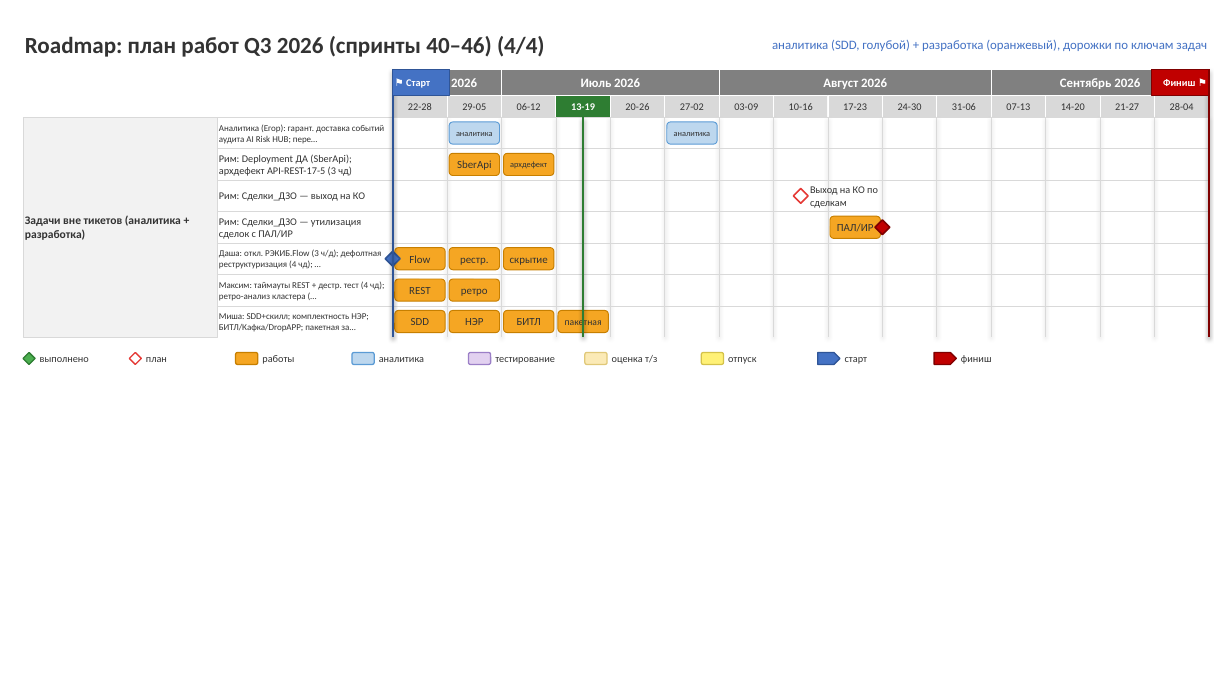
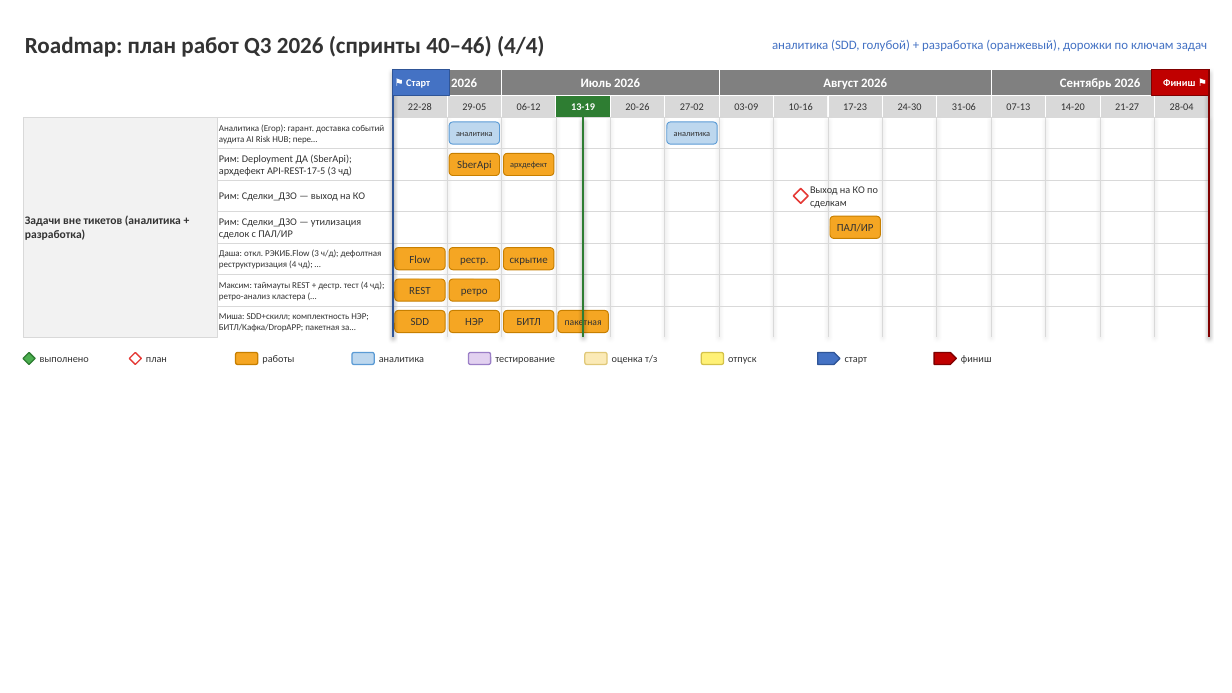
Before and after one commit to njreyesc/roadmap-builder, a slide deck: slide 4 of roadmap_2026Q3.pptx. Drawn at 1232x693 pixels with LibreOffice and Linux fonts; fonts in the diff are those of the drawing. Boxes give left, top, right and bottom in pixels: in the first picture for what was removed or moved away, otherwise in the second. Text is boxed around its words. In the diff, an @@ line names an element or a change of style, - is before the commit and + after.

```diff
--- a/roadmap_2026Q3.pptx
+++ b/roadmap_2026Q3.pptx
@@ diamond removed at bbox=[875, 220, 890, 235] @@
@@ diamond removed at bbox=[385, 251, 400, 266] @@
```
Also in this commit, not shown: 3 other slides changed, 7 other files.
